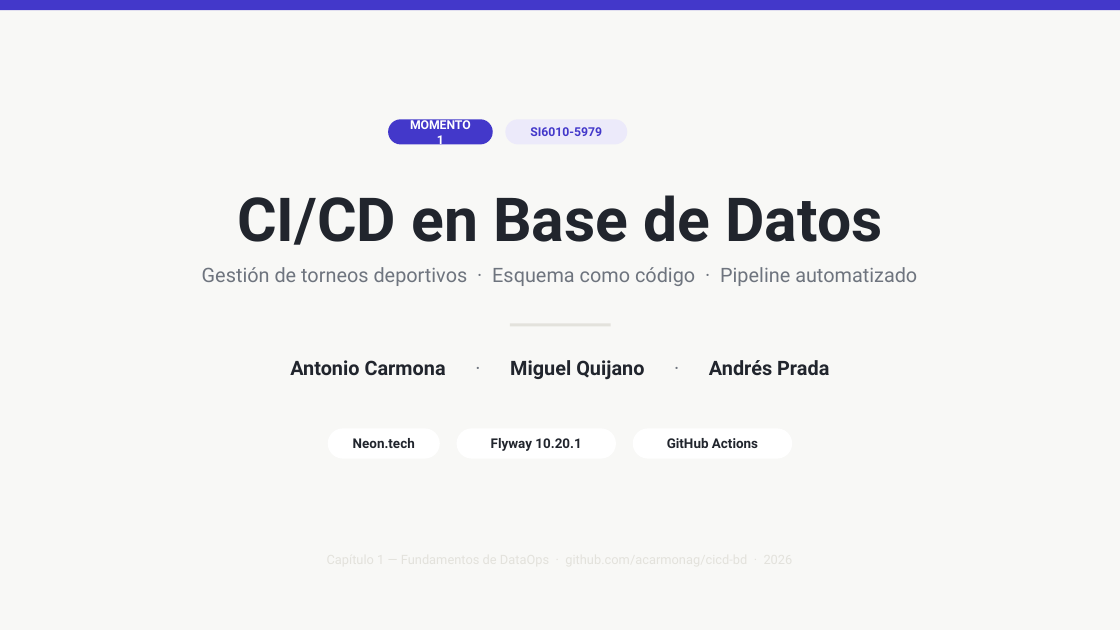
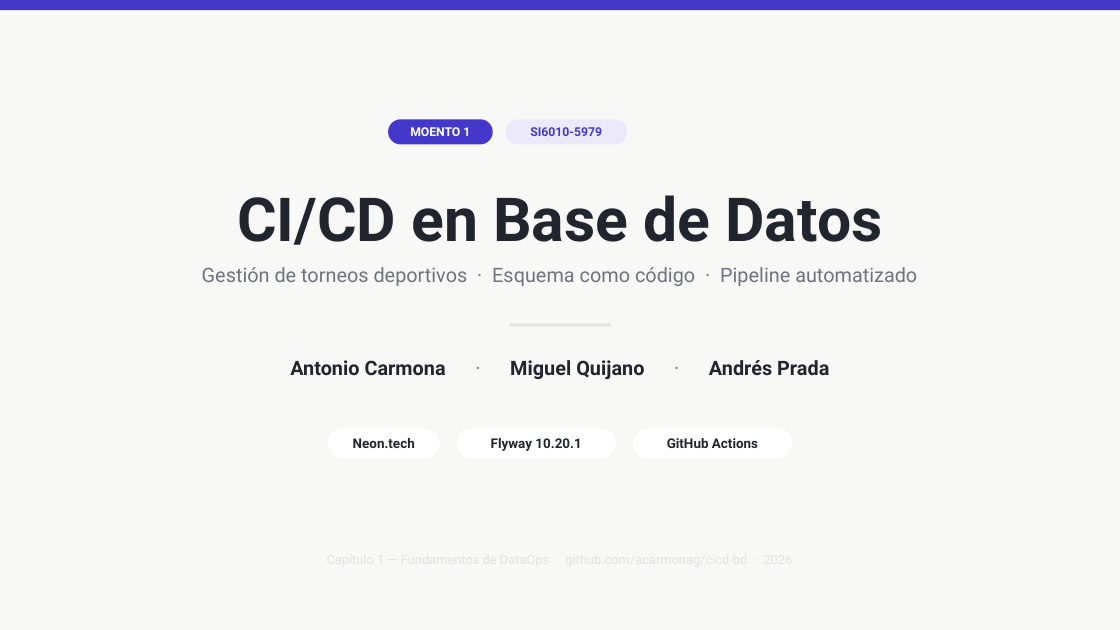
Before and after one commit to acarmonag/cicd-bd, a slide deck: slide 1 of docs/presentacion.pptx. Drawn at 1120x630 pixels with LibreOffice and Linux fonts; fonts in the diff are those of the drawing. Boxes give left, top, right and bottom in pixels: in the first picture for what was removed or moved away, otherwise in the second. Text is boxed around its words. In the diff, an @@ line names an element or a change of style, - is before the commit and + after.

```diff
--- a/docs/presentacion.pptx
+++ b/docs/presentacion.pptx
@@ text in rounded rectangle at [410,127,470,136]: text changed @@
-MOMENTO 1
+MOENTO 1
```
Also in this commit, not shown: 1 other slide changed, 1 slide removed.
